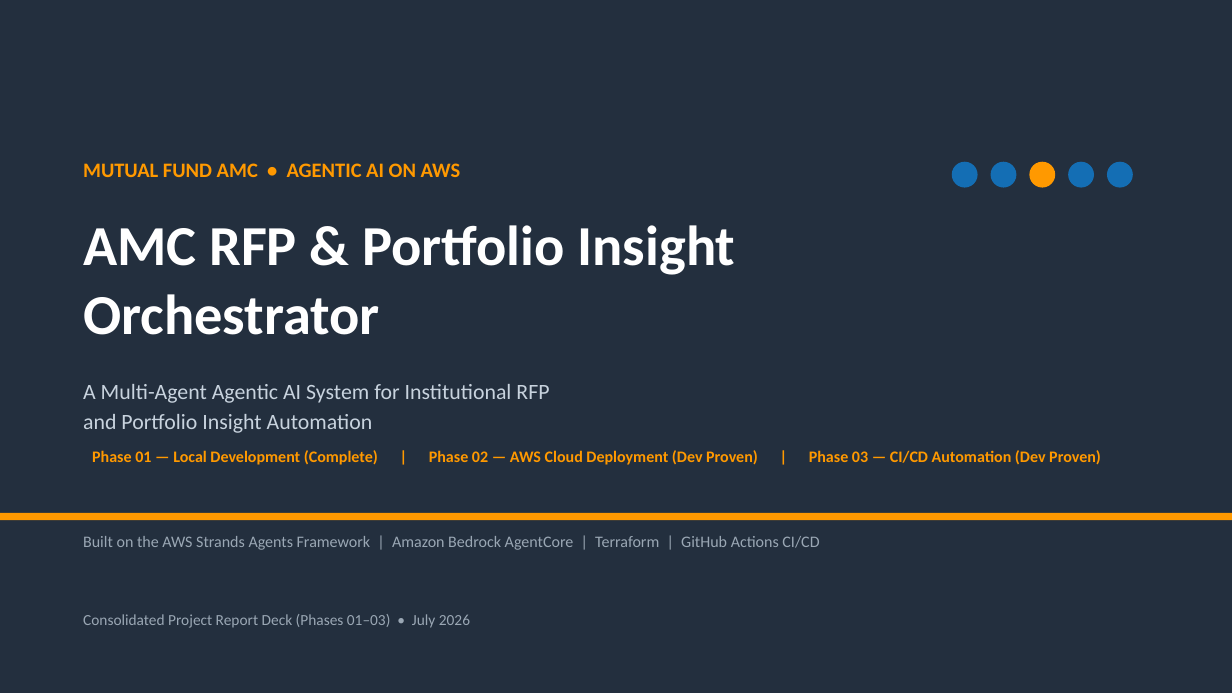
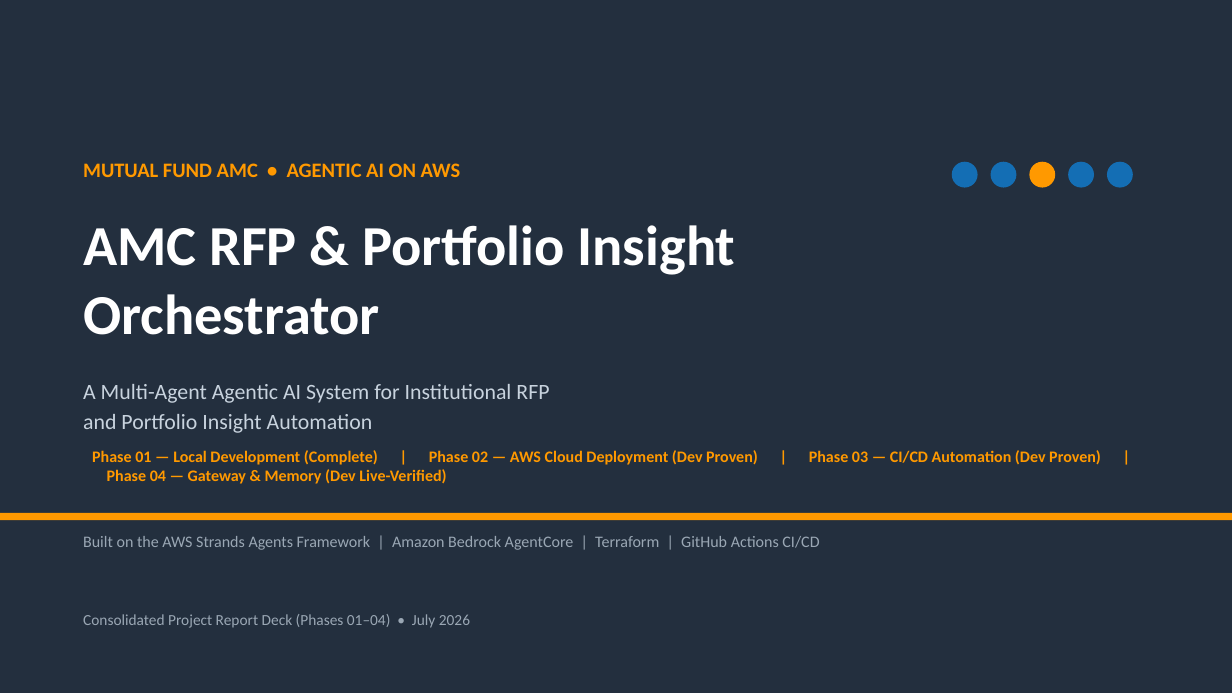
Before and after one commit to kombaraj-ai/uc02-mf-strands-agents-phase-04, a slide deck: slide 1 of docs/AMC_RFP_Orchestrator_Project_Phase01_Phase02_Phase03_Phase04.pptx. Drawn at 1232x693 pixels with LibreOffice and Linux fonts; fonts in the diff are those of the drawing. Boxes give left, top, right and bottom in pixels: in the first picture for what was removed or moved away, otherwise in the second. Text is boxed around its words. In the diff, an @@ line names an element or a change of style, - is before the commit and + after.

```diff
--- a/docs/AMC_RFP_Orchestrator_Project_Phase01_Phase02_Phase03_Phase04.pptx
+++ b/docs/AMC_RFP_Orchestrator_Project_Phase01_Phase02_Phase03_Phase04.pptx
@@ text at box(92, 450, 1101, 481): text changed @@
-Phase 01 — Local Development (Complete) | Phase 02 — AWS Cloud Deployment (Dev Proven) | Phase 03 — CI/CD Automation (Dev Proven)
+Phase 01 — Local Development (Complete) | Phase 02 — AWS Cloud Deployment (Dev Proven) | Phase 03 — CI/CD Automation (Dev Proven) | Phase 04 — Gateway & Memory (Dev Live-Verified)
@@ text at box(83, 614, 470, 628): text changed @@
-Consolidated Project Report Deck (Phases 01–03) • July 2026
+Consolidated Project Report Deck (Phases 01–04) • July 2026
```
Also in this commit, not shown: 16 other slides changed, 1 slide added, 1 other file.
